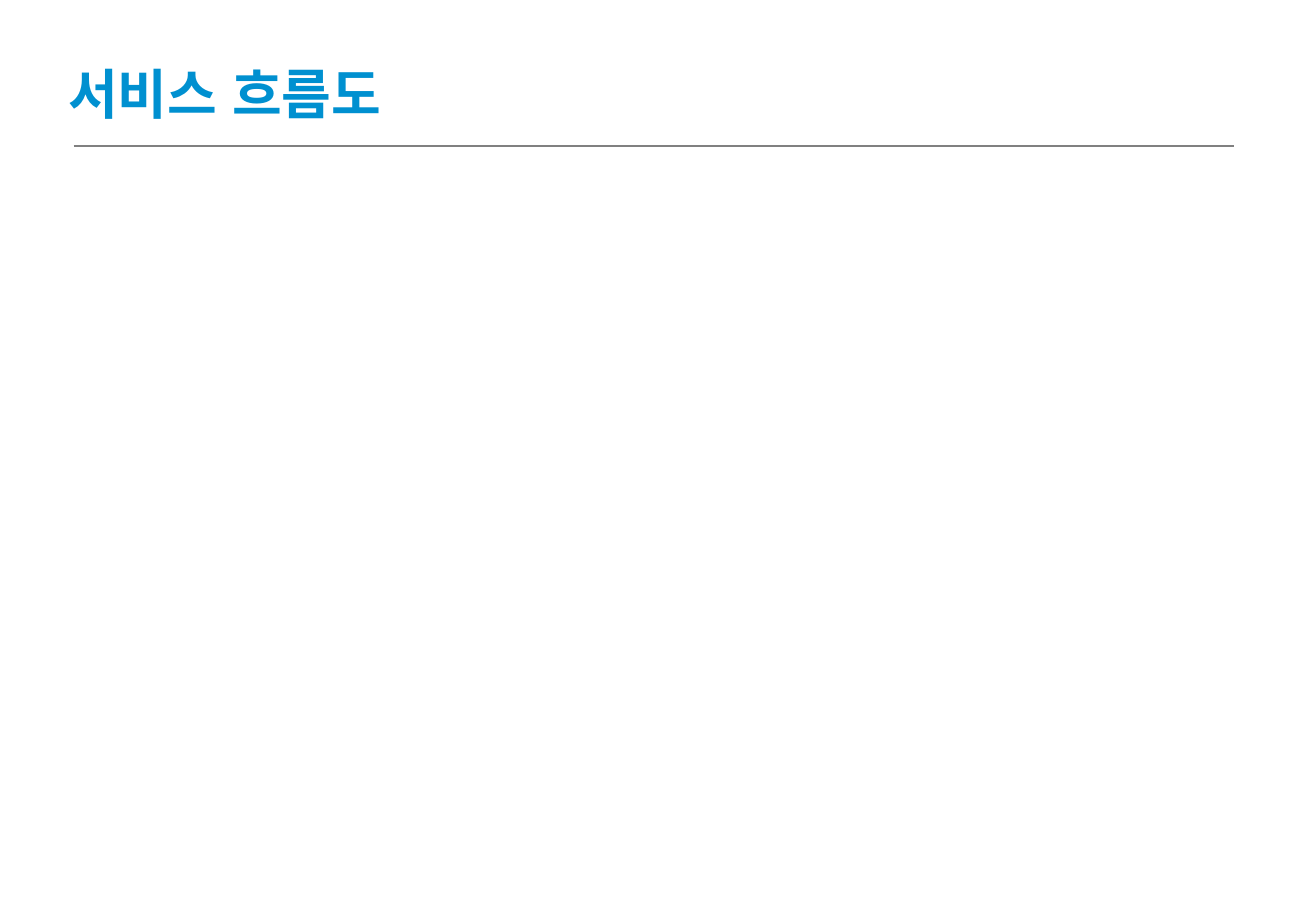
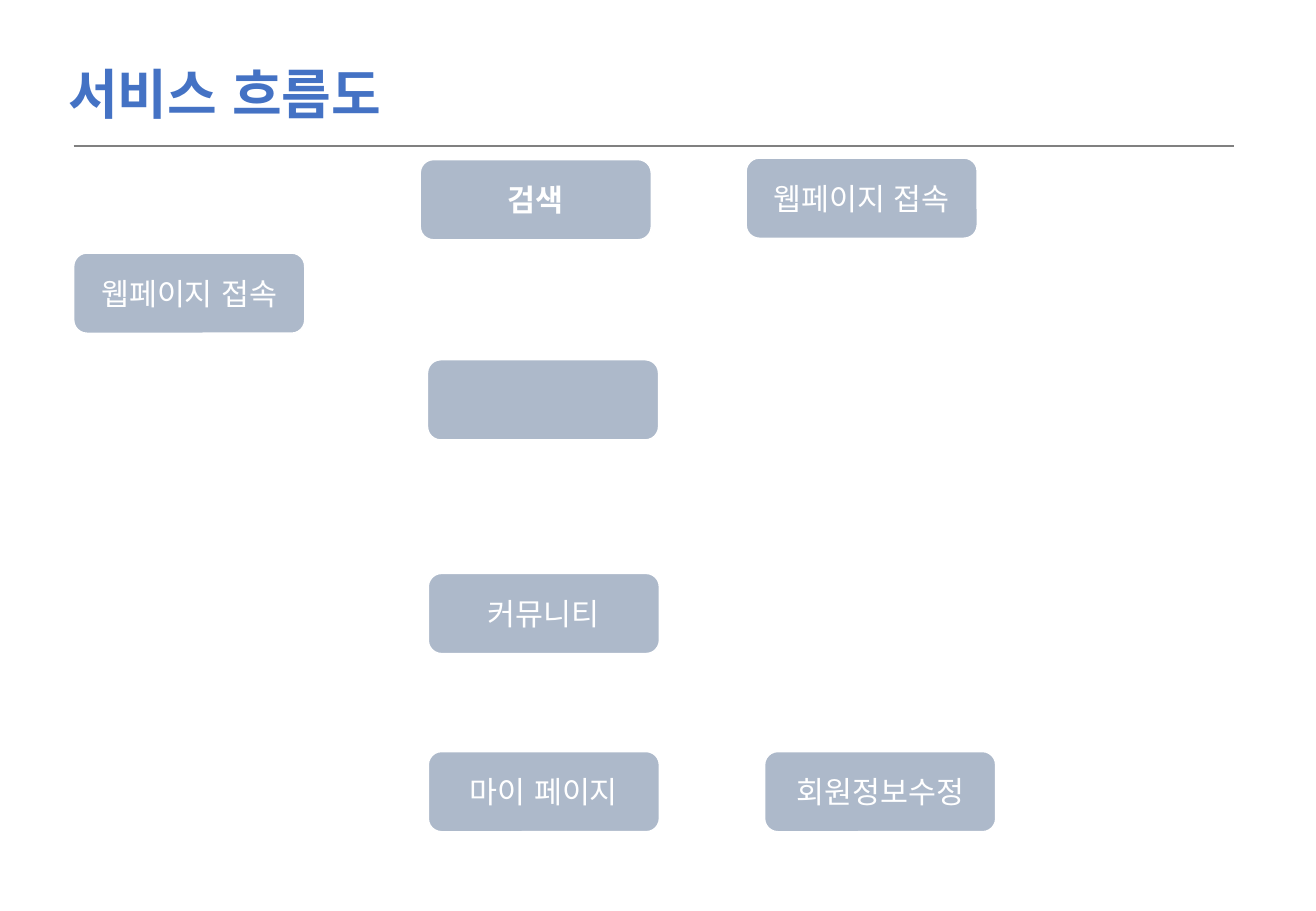
Before and after one commit to LeticiaKang/Project_Idol-Fandom-WebPlaform, a slide deck: slide 2 of 산출문서/화면설계서_서식(1조. HappyVirus).pptx. Drawn at 1316x911 pixels with LibreOffice and Linux fonts; fonts in the diff are those of the drawing. Boxes give left, top, right and bottom in pixels: in the first picture for what was removed or moved away, otherwise in the second. Text is boxed around its words. In the diff, an @@ line names an element or a change of style, - is before the commit and + after.

```diff
--- a/산출문서/화면설계서_서식(1조. HappyVirus).pptx
+++ b/산출문서/화면설계서_서식(1조. HappyVirus).pptx
@@ text "서비스 흐름도" at <box>68,68,381,119</box>: text colour #0090D0 to #4472C4 @@
@@ rounded rectangle added at <box>420,159,651,239</box>, fill #ADB9CA, outline #FFFFFF 1 pt, 18 pt, text #FFFFFF, bold @@
+검색
@@ rounded rectangle added at <box>746,158,977,238</box>, fill #ADB9CA, outline #FFFFFF 1 pt, 18 pt, text #FFFFFF @@
+웹페이지 접속
@@ rounded rectangle added at <box>74,253,305,333</box>, fill #ADB9CA, outline #FFFFFF 1 pt, 18 pt, text #FFFFFF @@
+웹페이지 접속
@@ rounded rectangle added at <box>428,360,659,440</box>, fill #ADB9CA, outline #FFFFFF 1 pt @@
@@ rounded rectangle added at <box>428,574,659,654</box>, fill #ADB9CA, outline #FFFFFF 1 pt, 18 pt, text #FFFFFF @@
+커뮤니티
@@ rounded rectangle added at <box>428,752,659,832</box>, fill #ADB9CA, outline #FFFFFF 1 pt, 18 pt, text #FFFFFF @@
+마이 페이지
@@ rounded rectangle added at <box>764,752,995,832</box>, fill #ADB9CA, outline #FFFFFF 1 pt, 18 pt, text #FFFFFF @@
+회원정보수정
```
Also in this commit, not shown: 8 other slides changed, 1 slide added.
